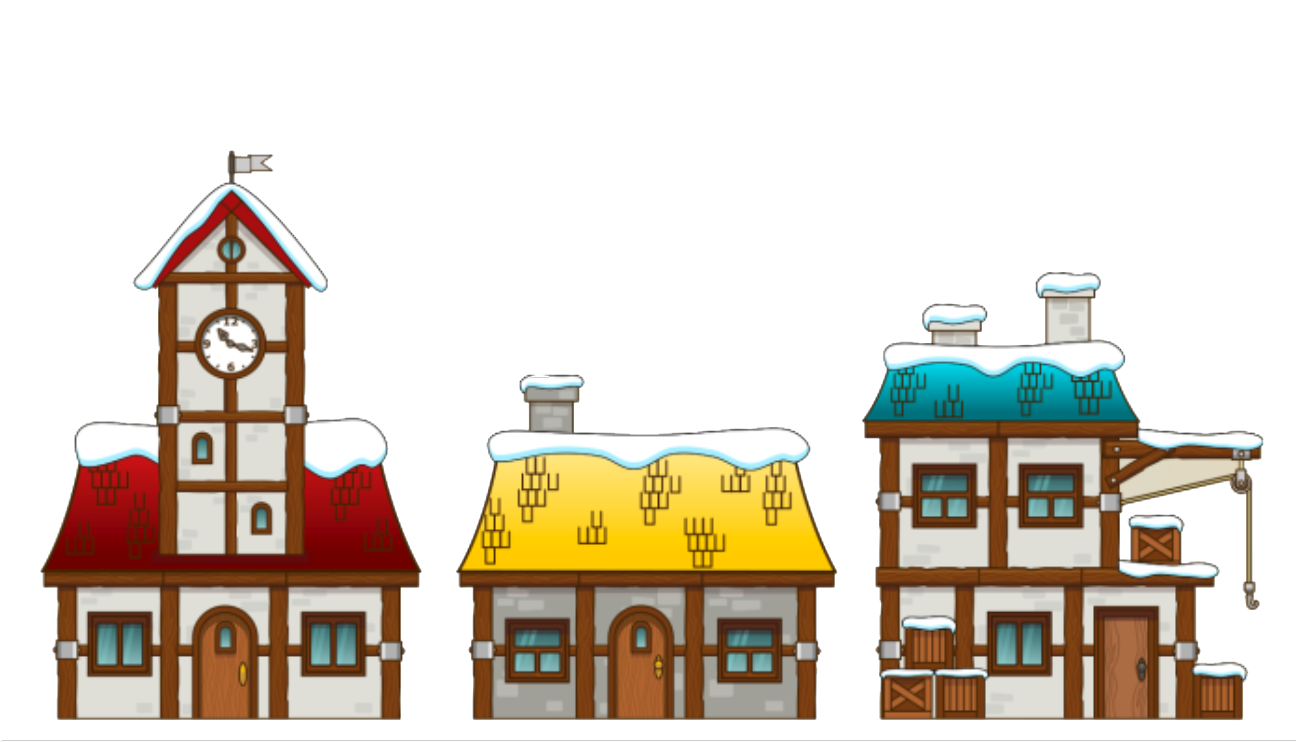
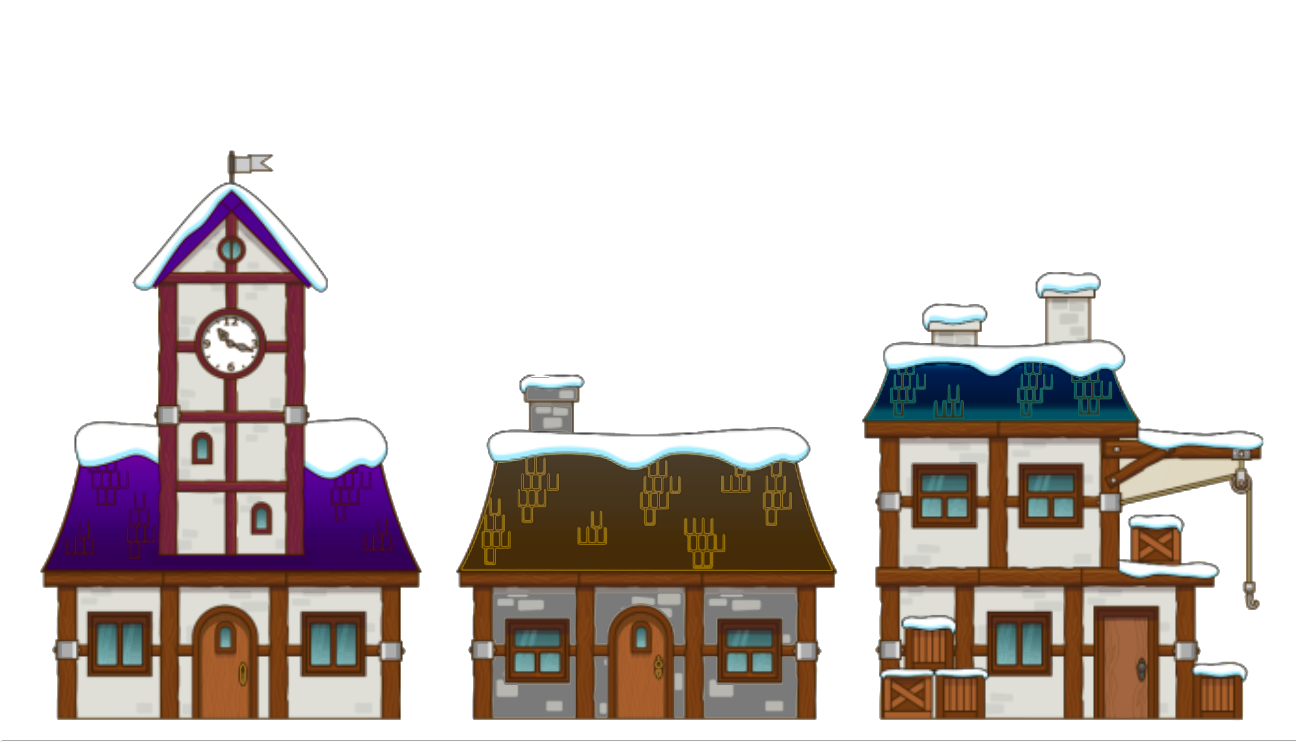
Comparing the layer stacks of the two 1296 × 742 images. Changes:
added layer "Layer 2 copy" above "Layer 2" over left=0, top=150, right=1296, bottom=741
